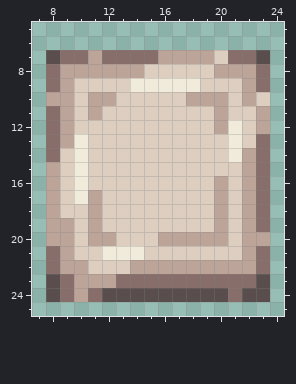
Pixel-art sprite, stored at Resources/Textures/Objects/Materials/Sheets/other.rsi/plastic.png. Above is the file before it was changed.
The file is 32x32 pixels. Shown: x 7..24, y 5..25.
New version:
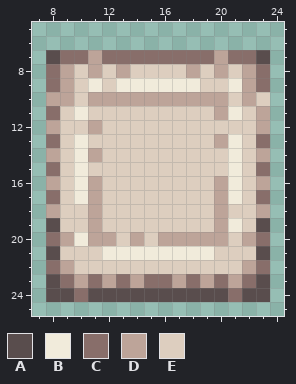
Palette (. is transparent): A #594d4d  B #f1ebdb  C #886e6a  D #bda499  E #ddcebf
The exact change:
{"y":7,"x":16,"old":"DDDDE","new":"CCCCD"}
{"y":8,"x":10,"old":"D","new":"E"}
{"y":8,"x":12,"old":"D","new":"E"}
{"y":8,"x":14,"old":"D","new":"E"}
{"y":8,"x":18,"old":"E","new":"D"}
{"y":8,"x":21,"old":"D","new":"E"}
{"y":9,"x":11,"old":"E","new":"B"}
{"y":9,"x":13,"old":"E","new":"B"}
{"y":9,"x":21,"old":"E","new":"B"}
{"y":10,"x":13,"old":"EEEEE","new":"DDDDD"}
{"y":11,"x":9,"old":"DED","new":"EBE"}
{"y":11,"x":21,"old":"E","new":"B"}
{"y":12,"x":8,"old":"CD","new":"DE"}
{"y":12,"x":11,"old":"E","new":"D"}
{"y":12,"x":20,"old":"DB","new":"EE"}
{"y":13,"x":9,"old":"D","new":"E"}
{"y":13,"x":20,"old":"E","new":"D"}
{"y":14,"x":8,"old":"C","new":"D"}
{"y":14,"x":11,"old":"E","new":"D"}
{"y":14,"x":22,"old":"DC","new":"ED"}
{"y":15,"x":8,"old":"D","new":"C"}
{"y":15,"x":21,"old":"ED","new":"BE"}
{"y":16,"x":11,"old":"E","new":"D"}
{"y":16,"x":21,"old":"EDC","new":"BED"}
{"y":17,"x":8,"old":"D","new":"C"}
{"y":17,"x":21,"old":"ED","new":"BE"}
{"y":18,"x":22,"old":"DC","new":"ED"}
{"y":19,"x":8,"old":"DD","new":"AE"}
{"y":19,"x":21,"old":"EDC","new":"BEA"}
{"y":20,"x":8,"old":"D","new":"C"}
{"y":20,"x":10,"old":"E","new":"B"}
{"y":20,"x":14,"old":"E","new":"D"}
{"y":20,"x":23,"old":"D","new":"C"}
{"y":21,"x":8,"old":"CD","new":"AE"}
{"y":21,"x":15,"old":"EEEEE","new":"BBBBB"}
{"y":21,"x":22,"old":"DC","new":"EA"}
{"y":22,"x":10,"old":"D","new":"E"}
{"y":22,"x":14,"old":"DDDDDDDD","new":"EEEEEEEE"}
{"y":23,"x":11,"old":"D","new":"C"}
{"y":23,"x":14,"old":"C","new":"D"}
{"y":23,"x":17,"old":"C","new":"D"}
{"y":23,"x":19,"old":"C","new":"D"}
{"y":23,"x":21,"old":"C","new":"D"}
{"y":24,"x":9,"old":"CDC","new":"ACA"}
